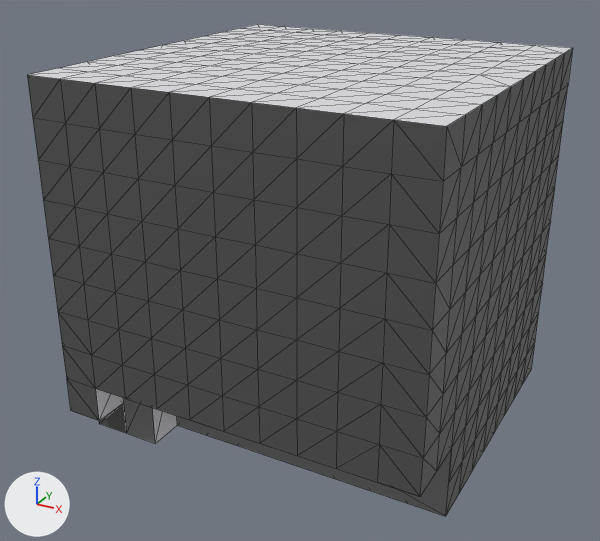
What one commit did to the glTF model Program/Ψ/Data/StageMap/Map1/Map1.gltf.
Rendered twice from a 50 mm camera at (19.3, -37.5, 27.1) aimed at (-0.8, -1.0, 8.8). The axes (+X, +Y, +Z) are drawn at lower left. The lights are the same throughout. Mesh edges are drawn as thin lines. Vertices at the same position are counted once.
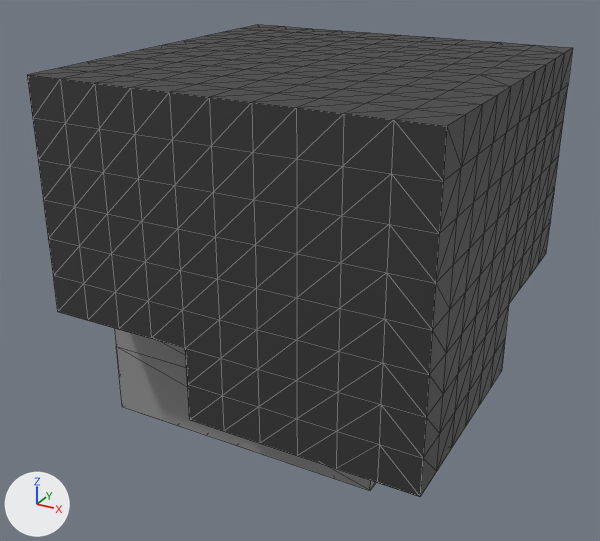
Changed parts and their boxes [x1, y1, x2, y2] in the pictures (600 x 541 px):
'Grid.001', recoloured, reshaped (grey to black)
    before: [27, 24, 573, 516]
    after: [27, 24, 573, 497]
part 1 of me_grid_001, cut back
    before: [58, 254, 546, 516]
    after: [114, 328, 376, 491]
part 2 of me_grid_001, recoloured (white to grey)
    both: [29, 24, 572, 126]

The change, as a diff of the scene's bpy script:
```diff
--- a/Program/Ψ/Data/StageMap/Map1/Map1.gltf.py
+++ b/Program/Ψ/Data/StageMap/Map1/Map1.gltf.py
@@ mat_material_001 @@
 mat_material_001 = principled_material('Material.001')
-mat_material_001.base_color = (0.2, 0.195, 0.202)  # grey #7c7a7c
+mat_material_001.base_color = (0.293, 0.293, 0.293)  # grey #939393
@@ mat_material_003 @@
 mat_material_003 = principled_material('Material.003')
-mat_material_003.base_color = (0.0869, 0.0869, 0.0869)  # dark grey #535353
+mat_material_003.base_color = (0.0376, 0.0376, 0.0376)  # black #373737
@@ me_grid_001 @@
 # used by ob_grid_001; location = (0.0, 0.0, 0.0)
-me_grid_001.from_pydata(...)  # 577 vertices, 1132 faces; spans x -10.0..10.0, y -10.0..10.0, z 0.0..20.0
+me_grid_001.from_pydata(...)  # 528 vertices, 982 faces; spans x -10.0..10.0, y -10.0..10.0, z 0.0..20.0
+# me_grid_001 part 1
+# 58 vertices are removed from x -10.0..10.0, y -10.0..10.0, z 0.0..6.0
+# 180 faces are deleted
+# 4 vertices are added at (6.0, -6.0, 4.0), (-2.0, -6.0, 6.0), (-2.0, -6.0, 8.0), (-2.0, -6.0, 4.0)
+# 5 new vertices lie (0.0, -8.0, 0.0) away from vertices in x -2.0..6.0, y 10.0, z 4.0..8.0
+# 14 new faces join them, mat_material (white #ededed)
+# 16 new faces join them, mat_material_001 (grey #939393)
+# me_grid_001 part 2: 200 faces spanning x -10.0..10.0, y -10.0..10.0, z 20.0 switch from mat_material (white #e2e1e5) to mat_material_003 (black #373737)
 me_grid_001.materials.append(mat_material_001)
```
